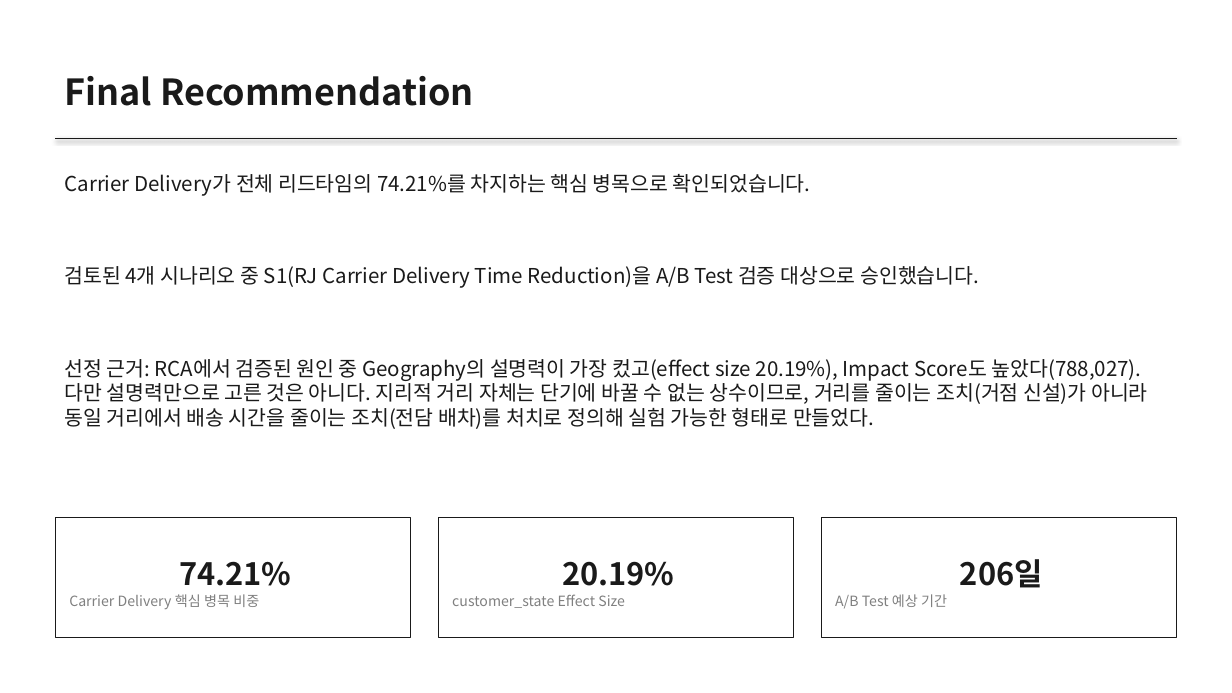
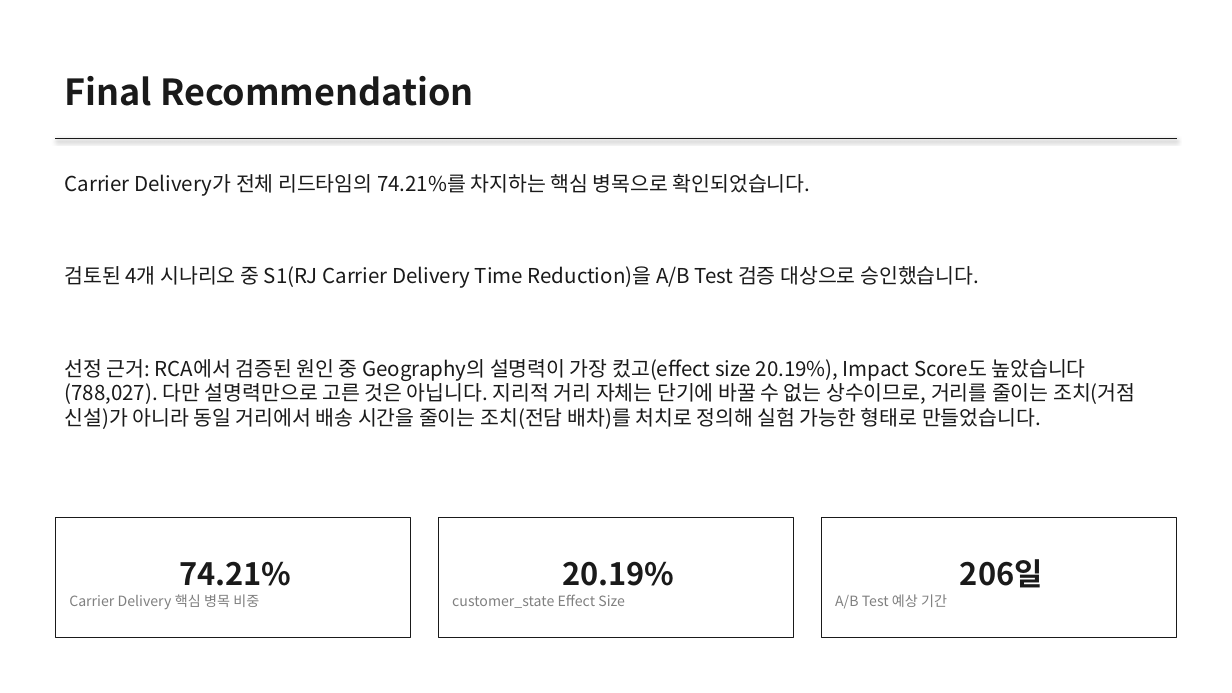
Before and after one commit to JunheePark0224/Olist-BPM-Agent, a slide deck: slide 13 of agent/outputs/executive_report.pptx. Drawn at 1232x693 pixels with LibreOffice and Linux fonts; fonts in the diff are those of the drawing. Boxes give left, top, right and bottom in pixels: in the first picture for what was removed or moved away, otherwise in the second. Text is boxed around its words. In the diff, an @@ line names an element or a change of style, - is before the commit and + after.

```diff
--- a/agent/outputs/executive_report.pptx
+++ b/agent/outputs/executive_report.pptx
@@ text at [65,359,1135,429]: text changed @@
-선정 근거: RCA에서 검증된 원인 중 Geography의 설명력이 가장 컸고(effect size 20.19%), Impact Score도 높았다(788,027). 다만 설명력만으로 고른 것은 아니다. 지리적 거리 자체는 단기에 바꿀 수 없는 상수이므로, 거리를 줄이는 조치(거점 신설)가 아니라 동일 거리에서 배송 시간을 줄이는 조치(전담 배차)를 처치로 정의해 실험 가능한 형태로 만들었다.
+선정 근거: RCA에서 검증된 원인 중 Geography의 설명력이 가장 컸고(effect size 20.19%), Impact Score도 높았습니다(788,027). 다만 설명력만으로 고른 것은 아닙니다. 지리적 거리 자체는 단기에 바꿀 수 없는 상수이므로, 거리를 줄이는 조치(거점 신설)가 아니라 동일 거리에서 배송 시간을 줄이는 조치(전담 배차)를 처치로 정의해 실험 가능한 형태로 만들었습니다.
```
Also in this commit, not shown: 1 other slide changed, 4 other files.
